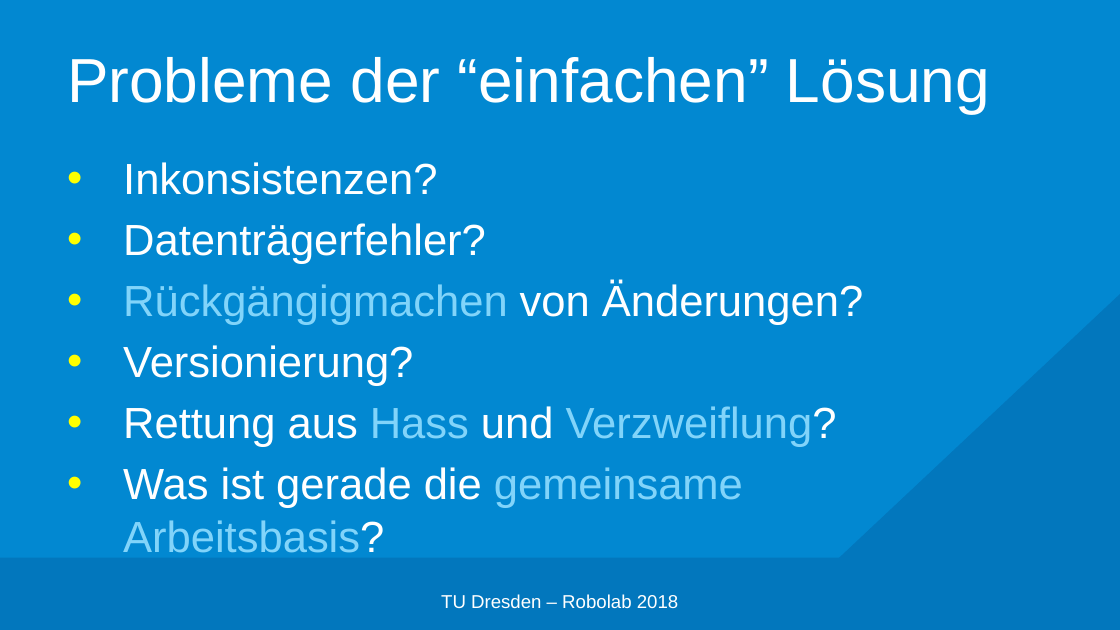
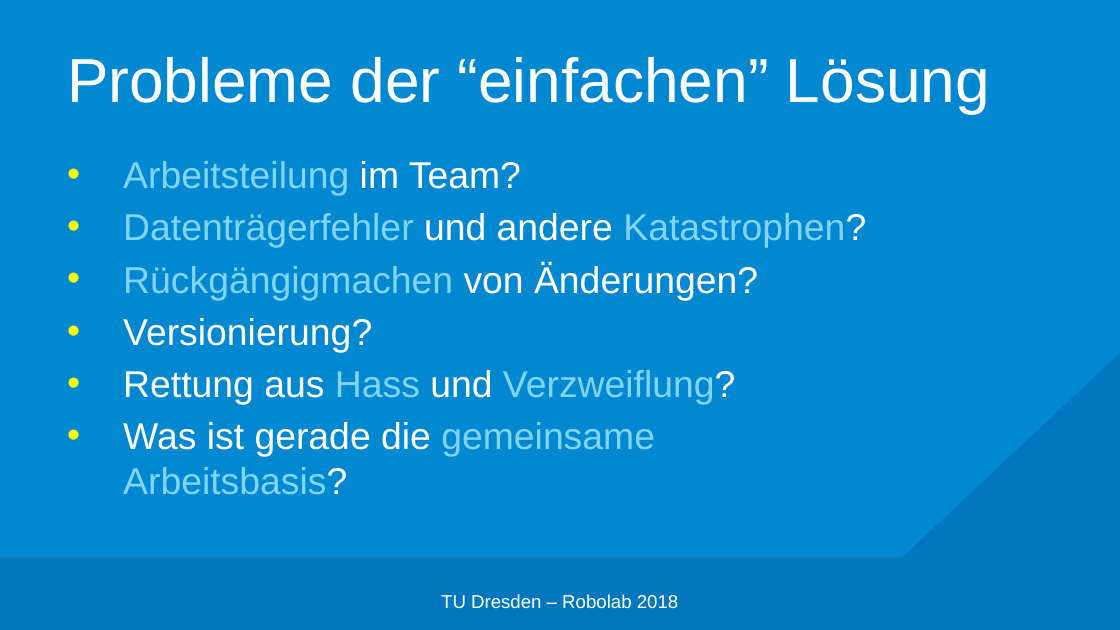
Before and after one commit to edisontrent1337/gitslides, a slide deck: slide 5 of Git.pptx. Drawn at 1120x630 pixels with LibreOffice and Linux fonts; fonts in the diff are those of the drawing; background and template pictures are left out. Boxes give left, top, right and bottom in pixels: in the first picture for what was removed or moved away, otherwise in the second. Text is boxed around its words. In the diff, an @@ line names an element or a change of style, - is before the commit and + after.

```diff
--- a/Git.pptx
+++ b/Git.pptx
@@ right triangle: place and size @@
-right triangle at <box>405,0,1120,630</box>
+right triangle at <box>468,0,1120,630</box>
@@ text at <box>123,161,866,248</box>: text changed; size 28 to 24 pt; text colour #FFFFFF to #81D4FA @@
-• Inkonsistenzen?
-• Datenträgerfehler?
+• Arbeitsteilung im Team?
+• Datenträgerfehler und andere Katastrophen?
@@ text at <box>123,263,758,495</box>: size 28 to 24 pt in "Rückgängigmachen von Änderungen?", "Versionierung?", "Rettung aus Hass und Verzweiflung?", "Was ist gerade die gemeinsame Arbeitsbasis?" @@
```
Also in this commit, not shown: 18 other slides changed, 5 slides added.
